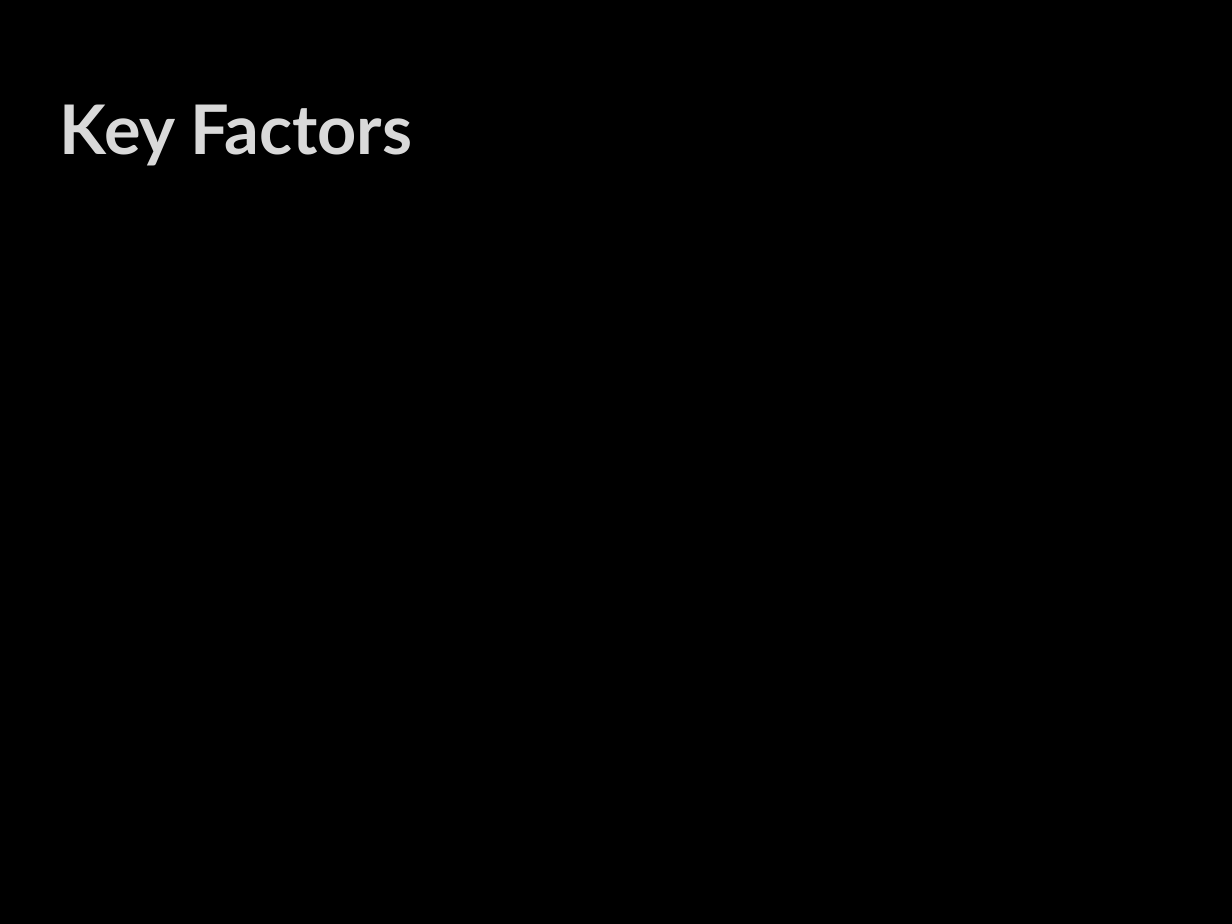
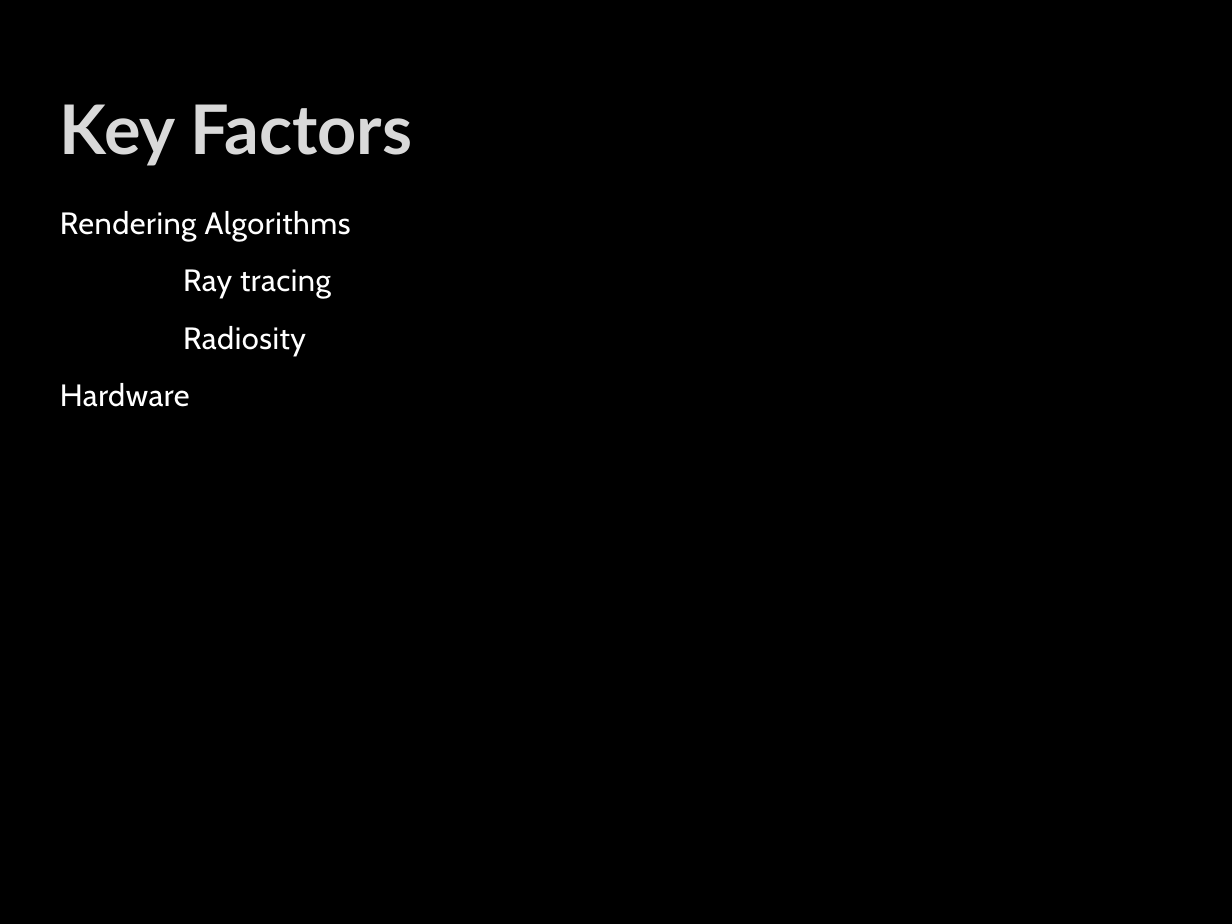
Before and after one commit to JohnMacAslan/pokemon, a slide deck: slide 3 of DomainTrack/Domain Track Presentation.pptx. Drawn at 1232x924 pixels with LibreOffice and Linux fonts; fonts in the diff are those of the drawing; background and template pictures are left out. Boxes give left, top, right and bottom in pixels: in the first picture for what was removed or moved away, otherwise in the second. Text is boxed around its words. In the diff, an @@ line names an element or a change of style, - is before the commit and + after.

```diff
--- a/DomainTrack/Domain Track Presentation.pptx
+++ b/DomainTrack/Domain Track Presentation.pptx
@@ text added at [60,211,351,407], 18 pt, text #FFFFFF @@
+Rendering Algorithms
+Ray tracing
+Radiosity
+Hardware
```
Also in this commit, not shown: 4 other slides changed, 3 other files.
